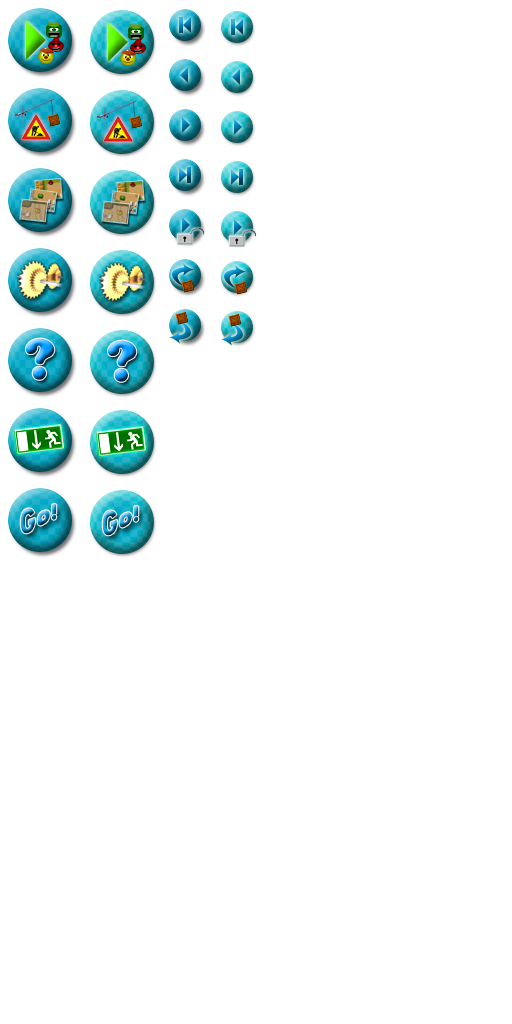
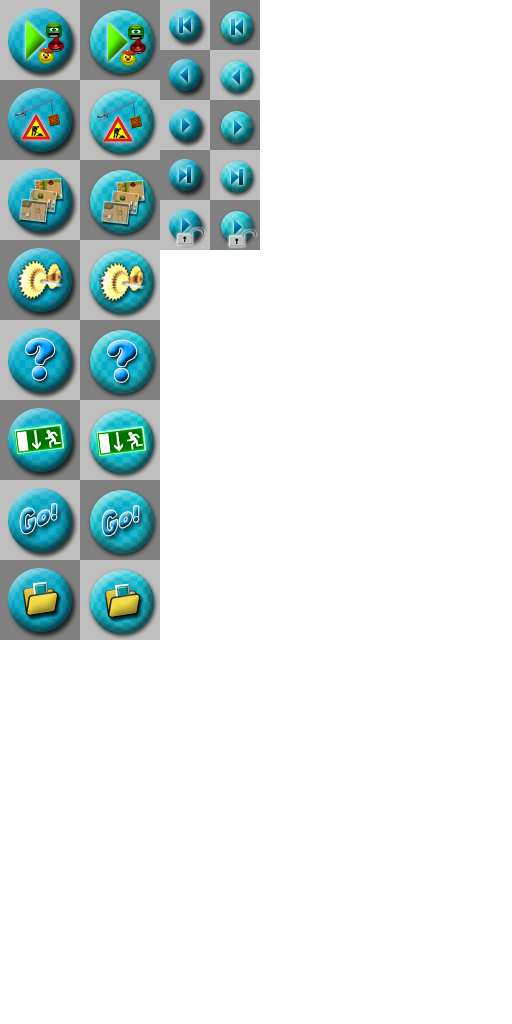
Layer changes from the first w=512, h=1024 image to the second:
added group "Manager A" with 3 layers above "Manager B" over [8, 568, 72, 632]
added layer "Ebene 13" in group "Manager A" over [22, 586, 59, 617]
added layer "Form 1 Kopie 22" (1st of 2, in "Manager A") in group "Manager A" over [8, 568, 72, 632]
added group "Manager B" with 3 layers above "Spielen A" over [90, 570, 154, 634]
added layer "Ebene 13 Kopie" in group "Manager B" over [104, 588, 141, 619]
added layer "Form 1 Kopie 23" (1st of 2, in "Manager B") in group "Manager B" over [90, 570, 154, 634]
removed group "Import A" (3 layers) over [169, 259, 201, 293]
removed layer "Form 5" (1st of 2, in "Import A") from group "Import A" over [172, 263, 194, 286]
removed layer "Form 1 Kopie 20" (2nd of 3, in "Import A") from group "Import A" over [169, 259, 201, 291]
removed group "Import B" (3 layers) over [221, 261, 253, 295]
removed layer "Form 5 Kopie" (1st of 2, in "Import B") from group "Import B" over [224, 265, 246, 288]
removed layer "Form 1 Kopie 21" (2nd of 3, in "Import B") from group "Import B" over [221, 261, 253, 293]
removed group "Export A" (3 layers) over [169, 309, 201, 344]
removed layer "Form 1 Kopie 20" (3rd of 3, in "Export A") from group "Export A" over [169, 309, 201, 341]
removed group "Export B" (3 layers) over [221, 311, 253, 346]
removed layer "Form 1 Kopie 21" (3rd of 3, in "Export B") from group "Export B" over [221, 311, 253, 343]
showed group "Gitter" (26 layers) over [0, 0, 260, 640]
added layer "Rechteck 1 Kopie 31" in group "Gitter" over [0, 560, 80, 640]
added layer "Rechteck 1 Kopie 30" in group "Gitter" over [80, 560, 160, 640]
painted on "Rechteck 1 Kopie 23" over [160, 150, 210, 200]
painted on "Rechteck 1 Kopie 22" over [210, 150, 260, 200]
painted on "Rechteck 1 Kopie 25" over [210, 200, 260, 250]
painted on "Rechteck 1 Kopie 24" over [160, 200, 210, 250]
…and 8 more changes (2 added, 6 removed)